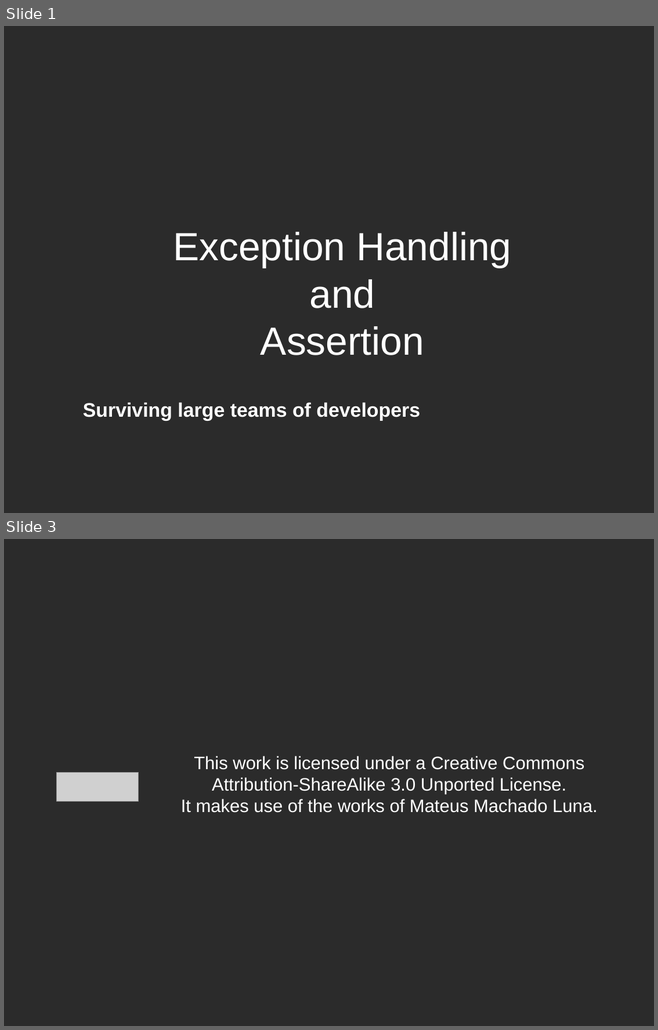
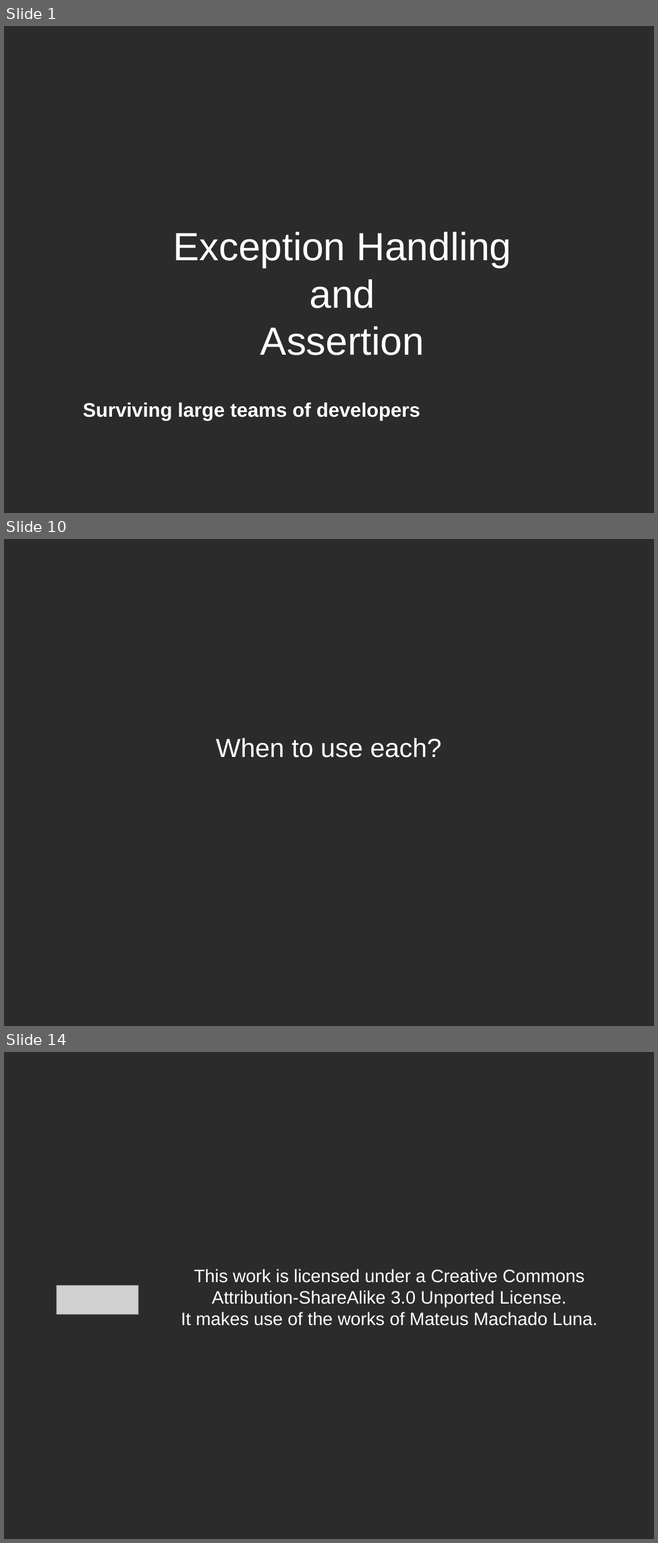
Before and after one commit to talyaron/full-stack, a slide deck: JS/exception handeling/Error Handling and Assertion.odp. Shown one above the other, each under a label of ours: slides 1 and 3 before the commit, slides 1, 10 and 14 after it; the slides between them are not shown. The pictures are 658x1030 and 658x1543 pixels, drawn with LibreOffice and Linux fonts; fonts in the diff are those of the drawing; grey boxes stand for pictures; background and template pictures are left out; a plain dark background stands for a picture behind light text. Boxes give left, top, right and bottom in pixels: in the first picture for what was removed or moved away, otherwise in the second. Text is boxed around its words. In the diff, an @@ line names an element or a change of style, - is before the commit and + after.

```diff
--- a/JS/exception handeling/Error Handling and Assertion.odp
+++ b/JS/exception handeling/Error Handling and Assertion.odp
@@ slide 10 added at (x1=4, y1=539, x2=654, y2=1026), background picture (left out) @@
@@ subtitle added at (x1=216, y1=738, x2=441, y2=758), 32 pt, text #FFFFFF @@
+When to use each?
@@ what was slide 3 is now slide 14 @@
```
Also in this commit, not shown: 11 other slides added, 1 slide removed, 3 other files.
